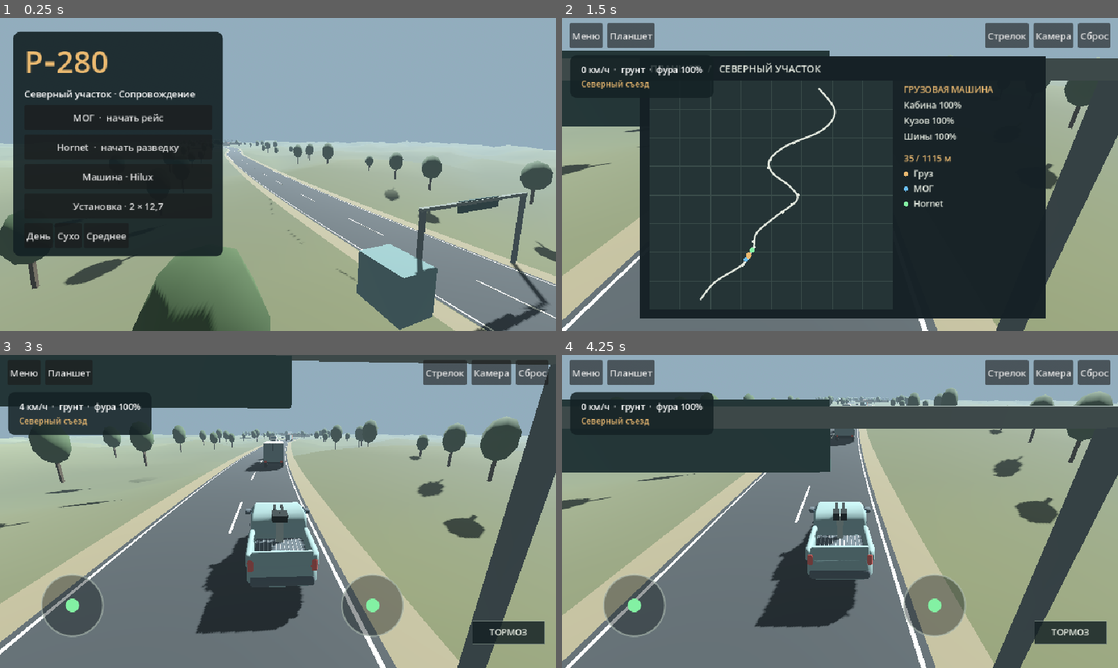
Above: before the commit, frames 1-4 (two rows, left to right).
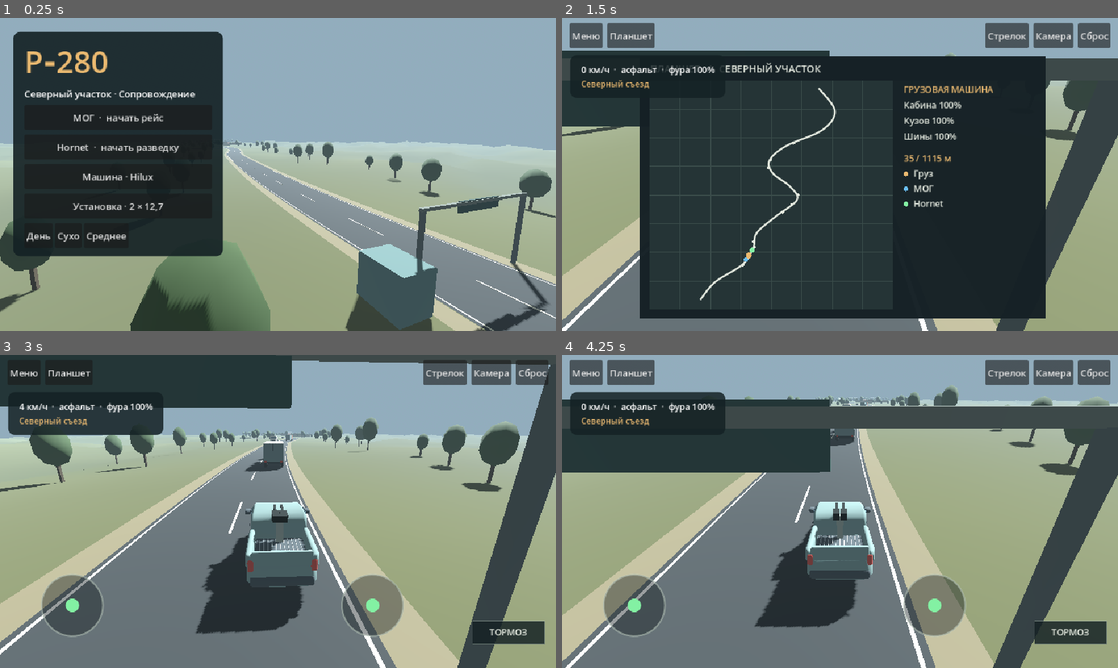
Above: after the commit, the same moments.

Repository: nazar593/R-280
Game: Godot game, scene res://main.tscn
Same seed, same stepped clock (60 frames per second), same inputs: the game is played once before the commit and once after it.
Inputs (mouse positions are in pixels of both pictures, inside the frame that each line leads up to):
- Up to frame 1 (0.25 s): no input
- Up to frame 2 (1.5 s): click "МОГ · начать рейс" at 0.5 s; tap Enter at 1.25 s; move the mouse to (962, 158) at 1.27 s; hold D from 1.28 s (still down); tap Tab at 1.35 s; click (962, 158) at 1.42 s
- Up to frame 3 (3 s): tap Space at 1.52 s; release D at 2 s; click "Меню" at 2 s; click "МОГ · начать рейс" at 2.75 s
- Up to frame 4 (4.25 s): drag from (728, 527) to (812, 574) at 3.52 s

The runs differ from the first frame. In frame 1, 3.1% of the frame differs, in the area x 0-100%, y 38-100%; in frame 2, 0.9%; in frame 3, 2.4%; in frame 4, 2.1%.

Commit message:
Fix road grip detection and preserve captured gameplay on CI

Diff:
--- a/GodotProject/main.gd
+++ b/GodotProject/main.gd
@@ -838,8 +838,8 @@
 	left = Vector2.UP
 	for i in 170: await get_tree().physics_frame
 	var speed := car.linear_velocity.length()
-	print("R280 pickup speed ",speed,"; wheels ",drivetrain.contact_count,"; trucks ",convoy.size(),"; displaced ",car.position.distance_to(road.at(road.plan.start,road.LANE)))
-	if speed<1 or drivetrain.contact_count<2 or convoy.size()!=10:
+	print("R280 pickup speed ",speed,"; wheels ",drivetrain.contact_count,"; trucks ",convoy.size(),"; surface ",drivetrain.surface,"; displaced ",car.position.distance_to(road.at(road.plan.start,road.LANE)))
+	if speed<1 or drivetrain.contact_count<2 or convoy.size()!=10 or drivetrain.surface!="ASPHALT":
 		push_error("Vehicle dynamics or traffic failed")
 		get_tree().quit(1)
 		return
--- a/GodotProject/terrain.gd
+++ b/GodotProject/terrain.gd
@@ -6,6 +6,8 @@
 var curve := Curve3D.new()
 var length := 0.0
 var points := PackedVector3Array()
+var arc_lengths := PackedFloat32Array()
+var ground_noise := FastNoiseLite.new()
 var materials := {}
 
 func build() -> void:
@@ -20,6 +22,11 @@
 	curve.bake_interval = 3.0
 	length = curve.get_baked_length()
 	points = curve.get_baked_points()
+	arc_lengths.resize(points.size())
+	for i in range(1,points.size()):
+		arc_lengths[i] = arc_lengths[i-1]+points[i-1].distance_to(points[i])
+	ground_noise.seed = 280
+	ground_noise.frequency = .012
 	ground()
 	ribbon("Асфальт", -4.15,4.15,0.0, Color("#3f4344"),true)
 	ribbon("Гравий слева",-5.5,-4.15,-0.03,Color("#877e63"),true)
@@ -54,7 +61,17 @@
 		if delta < distance:
 			best = i
 			distance = delta
-	return float(best)/maxf(1,points.size()-1)*length
+	var nearest_length := arc_lengths[best]
+	for start in range(maxi(0,best-1),mini(points.size()-1,best+1)):
+		var a := Vector2(points[start].x,points[start].z)
+		var b := Vector2(points[start+1].x,points[start+1].z)
+		var span := b-a
+		var fraction := clampf((flat-a).dot(span)/maxf(.0001,span.length_squared()),0,1)
+		var segment_distance := flat.distance_squared_to(a+fraction*span)
+		if segment_distance <= distance:
+			distance = segment_distance
+			nearest_length = lerpf(arc_lengths[start],arc_lengths[start+1],fraction)
+	return nearest_length
 
 func surface_at(x: float,z: float) -> String:
 	var point := Vector3(x,0,z)
@@ -93,10 +110,23 @@
 	collider.shape = shape
 	body.add_child(collider)
 
+func height_sample(x: float,z: float) -> float:
+	var center := at(nearest(Vector3(x,0,z)))
+	var dist := Vector2(x-center.x,z-center.z).length()
+	return .02+smoothstep(15,67,dist)*(ground_noise.get_noise_2d(x,z)*11-4)
+
+func terrain_height(x: float,z: float) -> float:
+	var x0 := floorf((x+420)/20)*20-420
+	var z0 := floorf((z+670)/20)*20-670
+	var u := (x-x0)/20
+	var v := (z-z0)/20
+	var right := height_sample(x0+20,z0)
+	var top := height_sample(x0,z0+20)
+	if u+v<=1:
+		return height_sample(x0,z0)*(1-u-v)+right*u+top*v
+	return height_sample(x0+20,z0+20)*(u+v-1)+right*(1-v)+top*(1-u)
+
 func ground() -> void:
-	var noise := FastNoiseLite.new()
-	noise.seed = 280
-	noise.frequency = 0.012
 	var st := SurfaceTool.new()
 	st.begin(Mesh.PRIMITIVE_TRIANGLES)
 	st.set_smooth_group(0)
@@ -104,11 +134,8 @@
 		for x in range(-420,460,20):
 			for offset in [Vector2i.ZERO,Vector2i(20,0),Vector2i(0,20),Vector2i(20,0),Vector2i(20,20),Vector2i(0,20)]:
 				var p := Vector3(x+offset.x,0,z+offset.y)
-				var center := at(nearest(p))
-				var dist := Vector2(p.x-center.x,p.z-center.z).length()
-				var edge := smoothstep(15,67,dist)
-				p.y = 0.02 + edge*(noise.get_noise_2d(p.x,p.z)*11.0-4.0)
-				var shade := 0.5+noise.get_noise_2d(p.x+45,p.z+20)*0.5
+				p.y = height_sample(p.x,p.z)
+				var shade := 0.5+ground_noise.get_noise_2d(p.x+45,p.z+20)*0.5
 				st.set_color(Color("#73744e").lerp(Color("#535941"),shade))
 				st.add_vertex(p)
 	st.index()
@@ -170,8 +197,9 @@
 		for side in [-1,1]:
 			var p := at(d,side*rng.randf_range(16,35))
 			var h := rng.randf_range(3.8,7.5)
-			trunks.append(Transform3D(Basis.from_scale(Vector3(0.26,h*0.60,0.26)),Vector3(p.x,h*0.26-0.3,p.z)))
-			crowns.append(Transform3D(Basis.from_scale(Vector3(h*0.52,h*0.76,h*0.63)),Vector3(p.x,h*0.68-0.2,p.z)))
+			p.y = terrain_height(p.x,p.z)
+			trunks.append(Transform3D(Basis.from_scale(Vector3(0.26,h*0.60,0.26)),p+Vector3.UP*(h*0.28)))
+			crowns.append(Transform3D(Basis.from_scale(Vector3(h*0.52,h*0.76,h*0.63)),p+Vector3.UP*(h*0.68)))
 		if road.origin.y>1.6:
 			var p := road.origin
 			if d%3 == 0:
